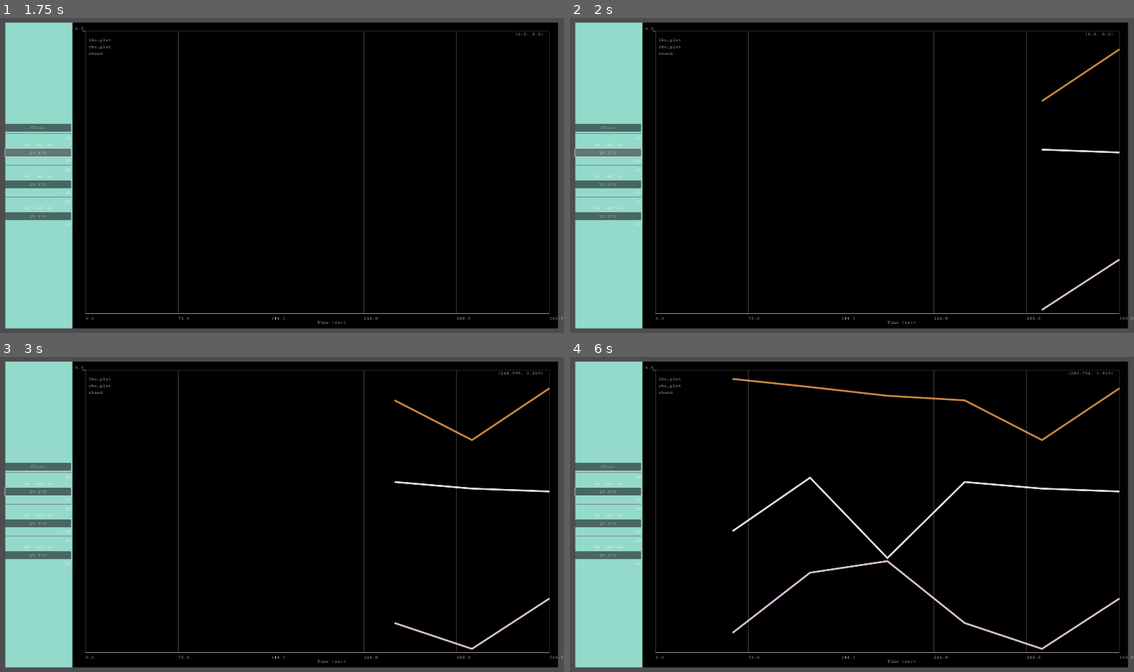
Above: before the commit, frames 1-4 (two rows, left to right).
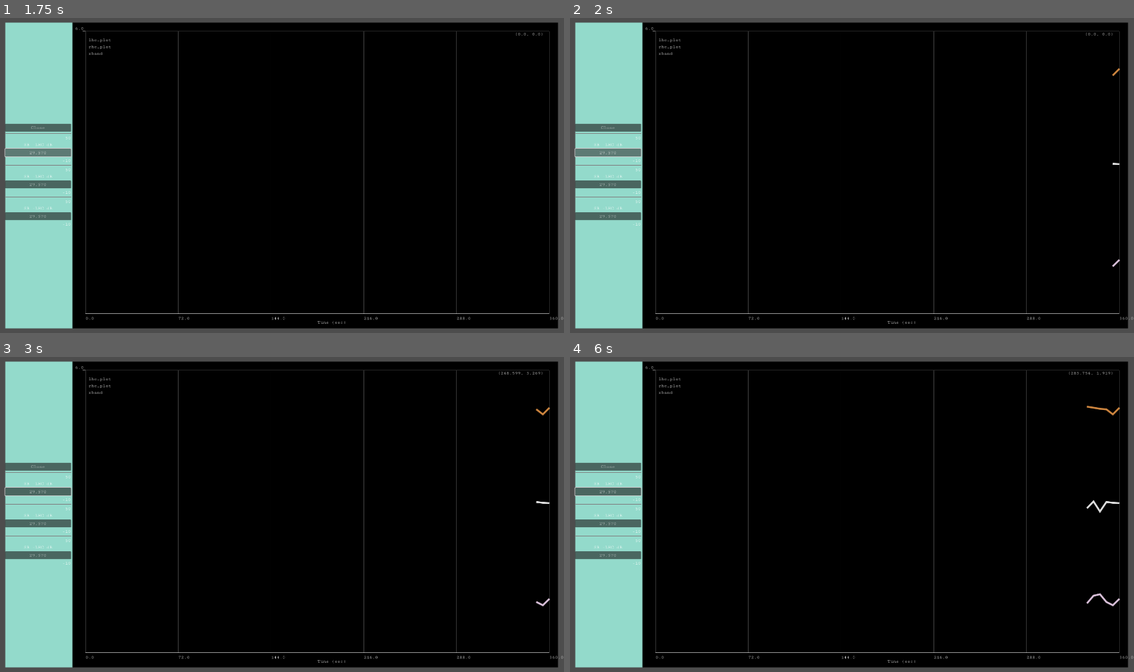
Above: after the commit, the same moments.

Repository: asfadmin/antenna-museum-exhibit
Game: Godot game, scene res://PlotControl.tscn
Two runs of this game, one before a commit and one after it. Both use one fixed random seed, a clock stepped at 60 frames per second and the inputs below. This scene is started directly instead of the project's main scene.
Inputs (mouse positions are in pixels of both pictures, inside the frame that each line leads up to):
- Up to frame 1 (1.75 s): click "29.570" at 0.5 s; click "29.570" at 1.25 s
- Up to frame 2 (2 s): no input
- Up to frame 3 (3 s): click "29.570" at 2 s; tap Enter at 2.75 s; move the mouse to (406, 498) at 2.77 s; click (406, 498) at 2.92 s
- Up to frame 4 (6 s): tap Space at 3.5, 5.75 s; drag from (739, 530) to (823, 577) at 3.52 s; tap Enter at 4.25 s; move the mouse to (908, 445) at 4.27 s; click (908, 445) at 4.42 s; drag from (823, 577) to (682, 467) at 5.02 s; move the mouse to (1021, 561) at 5.77 s; click (1021, 561) at 5.92 s

Frame 1 is identical in both runs. In frame 2, 0.4% of the frame differs, in the area x 83-98%, y 9-94%; in frame 3, 0.7%; in frame 4, 1.8%, in the area x 28-98%, y 6-94%.

Commit message:
fixup: Cleanup plot_control.gd

Diff:
--- a/exhibit-frontend/plot_control.gd
+++ b/exhibit-frontend/plot_control.gd
@@ -8,8 +8,25 @@
 var lhc_line = []
 var rhc_line = []
 var xband_line = []
-var x := 360
+var x_max = 360
+var x = x_max
 var looped = false
+var shift_width = 5
+
+var ranges = {
+	"lhc": {
+		"low": 1,
+		"high": 1.25,
+	},
+	"rhc": {
+		"low": 3,
+		"high": 3.25,
+	},
+	"xband": {
+		"low": 5,
+		"high": 5.25,
+	},
+}
 
 
 func _ready() -> void:
@@ -25,10 +42,10 @@
 
 
 func shift(line):
-	# Sub 60 from each x in the line
+	# Sub shift_width from each x in the line
 	var shifted = []
 	for point in line:
-		point.x -=  60
+		point.x -=  shift_width
 		shifted.append(point)
 
 	return shifted
@@ -38,28 +55,28 @@
 	if x > 0:
 		if looped:
 			lhc_line = shift(lhc_line)
-			lhc_line.push_front(Vector2(360, randf_range(0, 2)))
+			lhc_line.push_front(Vector2(x_max, randf_range(ranges["lhc"]["low"], ranges["lhc"]["high"])))
 			lhc_line.pop_back()
 
 			rhc_line = shift(rhc_line)
-			rhc_line.push_front(Vector2(360, randf_range(2, 4)))
+			rhc_line.push_front(Vector2(x_max, randf_range(ranges["rhc"]["low"], ranges["rhc"]["high"])))
 			rhc_line.pop_back()
 
 			xband_line = shift(xband_line)
-			xband_line.push_front(Vector2(360, randf_range(4, 6)))
+			xband_line.push_front(Vector2(x_max, randf_range(ranges["xband"]["low"], ranges["xband"]["high"])))
 			xband_line.pop_back()
-			x = 360
+			x = x_max
 		else:
-			lhc_line.append(Vector2(x, randf_range(0, 2)))
-			rhc_line.append(Vector2(x, randf_range(2, 4)))
-			xband_line.append(Vector2(x, randf_range(4, 6)))
-		x -= 60
+			lhc_line.push_back(Vector2(x, randf_range(ranges["lhc"]["low"], ranges["lhc"]["high"])))
+			rhc_line.push_back(Vector2(x, randf_range(ranges["rhc"]["low"], ranges["rhc"]["high"])))
+			xband_line.push_back(Vector2(x, randf_range(ranges["xband"]["low"], ranges["xband"]["high"])))
+		x -= shift_width
 	elif x == 0:
-		lhc_line.append(Vector2(x, randf_range(0, 2)))
-		rhc_line.append(Vector2(x, randf_range(2, 4)))
-		xband_line.append(Vector2(x, randf_range(4, 6)))
+		lhc_line.push_back(Vector2(x, randf_range(ranges["lhc"]["low"], ranges["lhc"]["high"])))
+		rhc_line.push_back(Vector2(x, randf_range(ranges["rhc"]["low"], ranges["rhc"]["high"])))
+		xband_line.push_back(Vector2(x_max, randf_range(ranges["xband"]["low"], ranges["xband"]["high"])))
 		looped = true
-		x = 360
+		x = x_max
 
 	redraw(lhc_line, lhc_plot)
 	redraw(rhc_line, rhc_plot)
